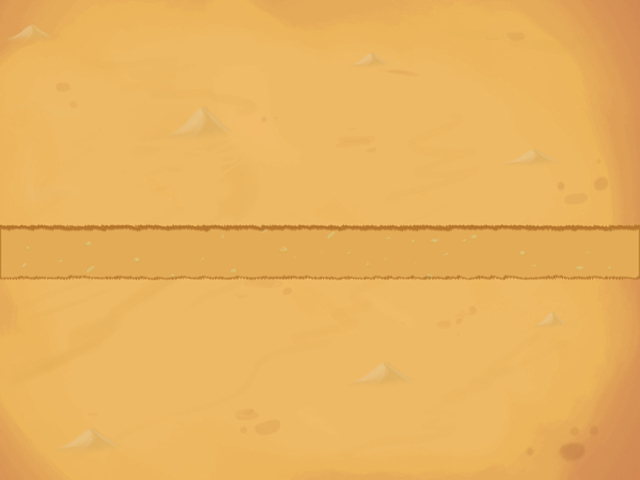
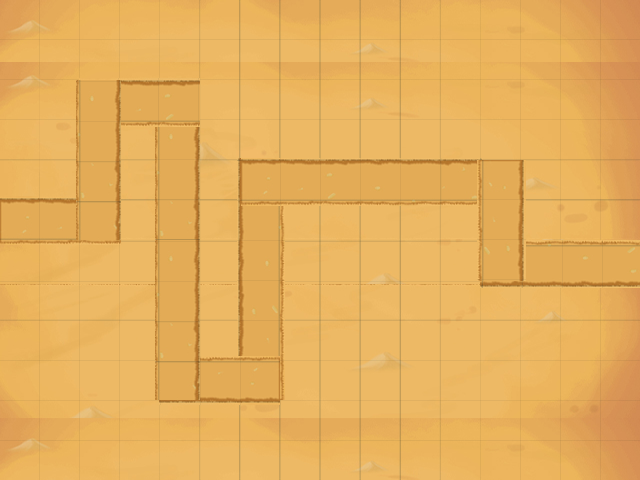
Comparing the layer stacks of the two (640, 480) images. Changes:
added layer "Layer 4" above "Layer 3" over [155,240,200,400]
added layer "Layer 3" above "Layer 1 copy 2" over [76,80,121,240]
added layer "Layer 1 copy 2" above "Layer 1 copy 3" over [0,196,121,245]
added layer "Layer 1 copy 3" above "Layer 1 copy" over [477,160,526,281]
added layer "Layer 1 copy" above "Layer 1" over [79,78,200,127]
added layer "Layer 1" above "Layer 2" over [159,356,280,405]
added layer "Layer 2" above "Layer 5 copy 2" over [155,118,200,278]
added layer "Layer 5 copy 2" above "Layer 5 copy" over [480,240,640,288]
added layer "Layer 5 copy" above "Layer 5" over [241,158,483,206]
added layer "Layer 5" above "Layer 6" over [237,158,285,400]
added layer "Layer 6" above "Layer 0" over [0,0,640,480]
